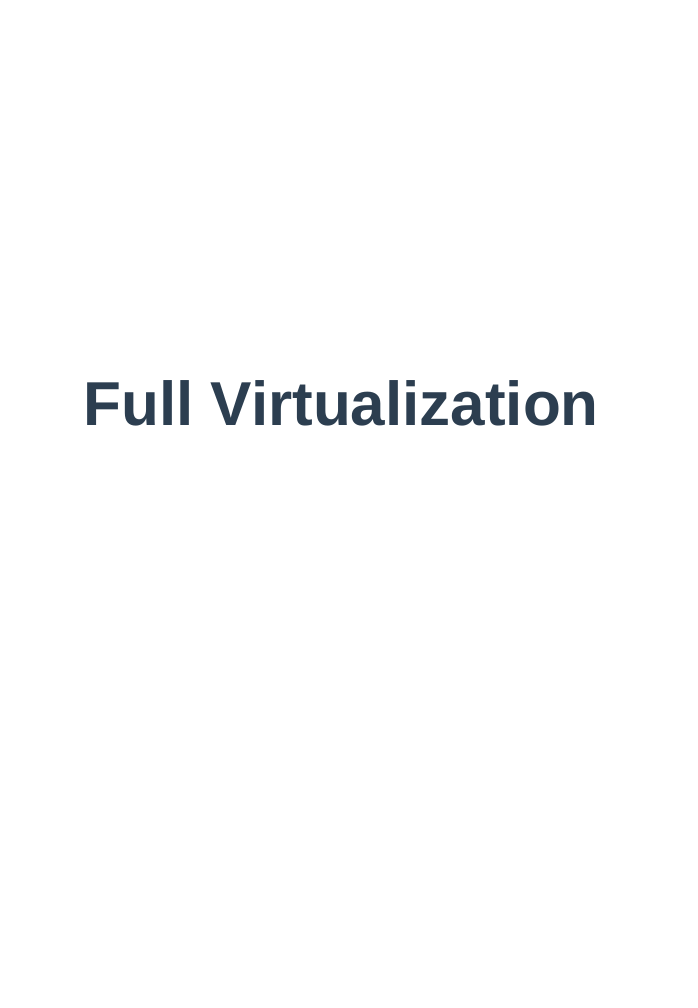
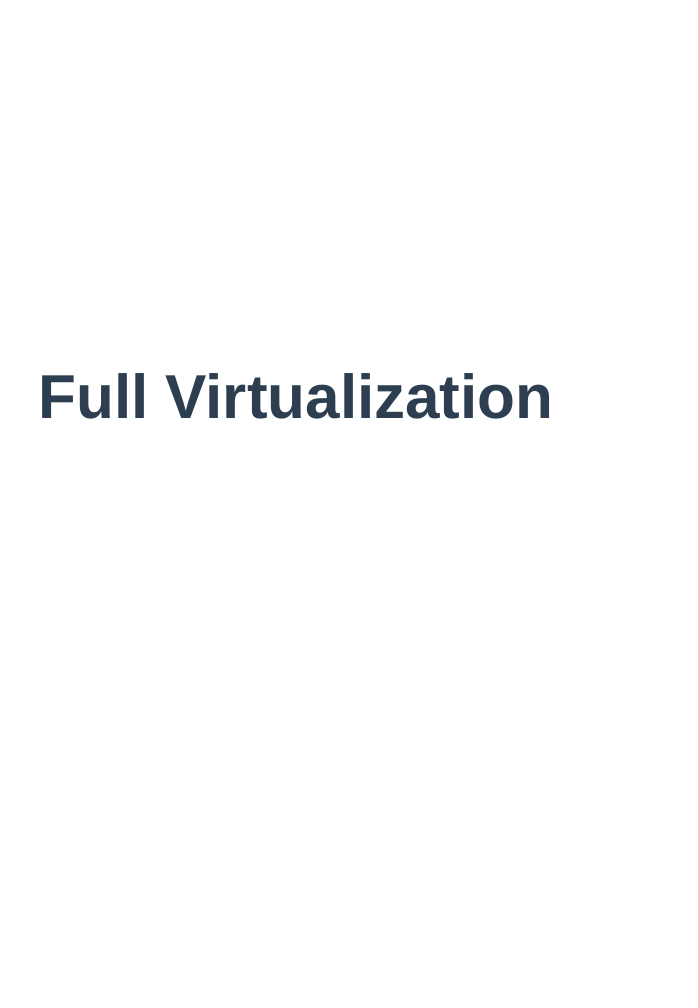
Before and after one commit to zaiqiang-dong/zaiqiang, a slide deck: slide 13 of picture/ppt/vitrualization/vitrualization.pptx (slide 6 before the commit). Drawn at 698x1008 pixels with LibreOffice and Linux fonts; fonts in the diff are those of the drawing. Boxes give left, top, right and bottom in pixels: in the first picture for what was removed or moved away, otherwise in the second. Text is boxed around its words. In the diff, an @@ line names an element or a change of style, - is before the commit and + after.

```diff
--- a/picture/ppt/vitrualization/vitrualization.pptx
+++ b/picture/ppt/vitrualization/vitrualization.pptx
@@ text "Full Virtualization": place and size @@
-text "Full Virtualization" at [84, 380, 599, 426]
+text "Full Virtualization" at [38, 373, 554, 419]
```
Also in this commit, not shown: 1 other slide changed, 7 slides added, 23 other files.
